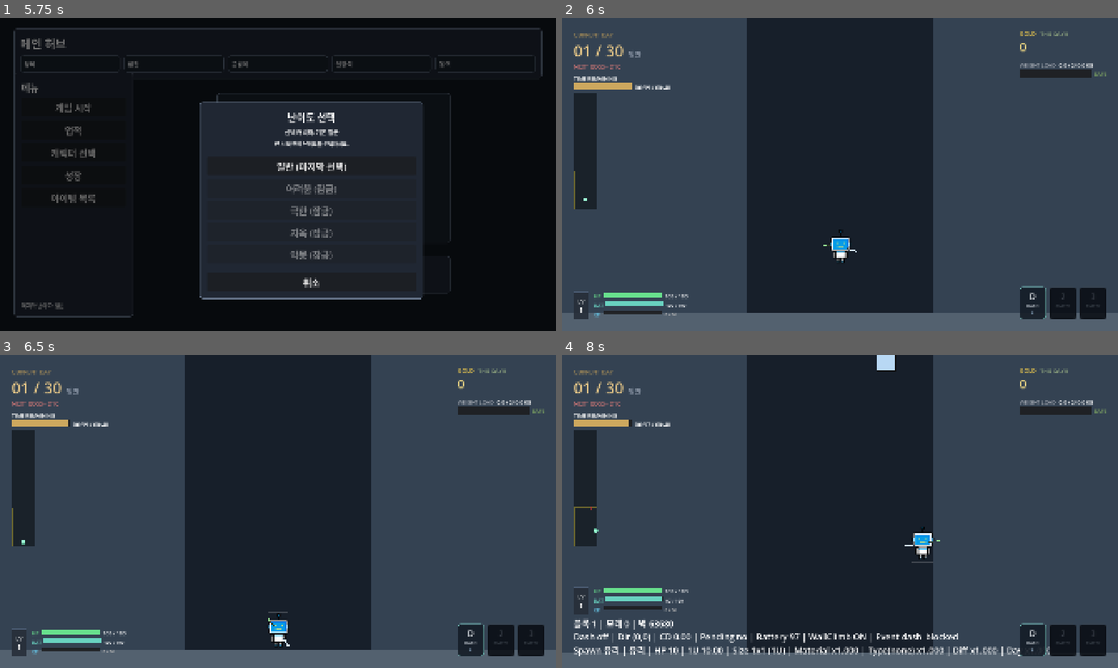
Above: before the commit, frames 1-4 (two rows, left to right).
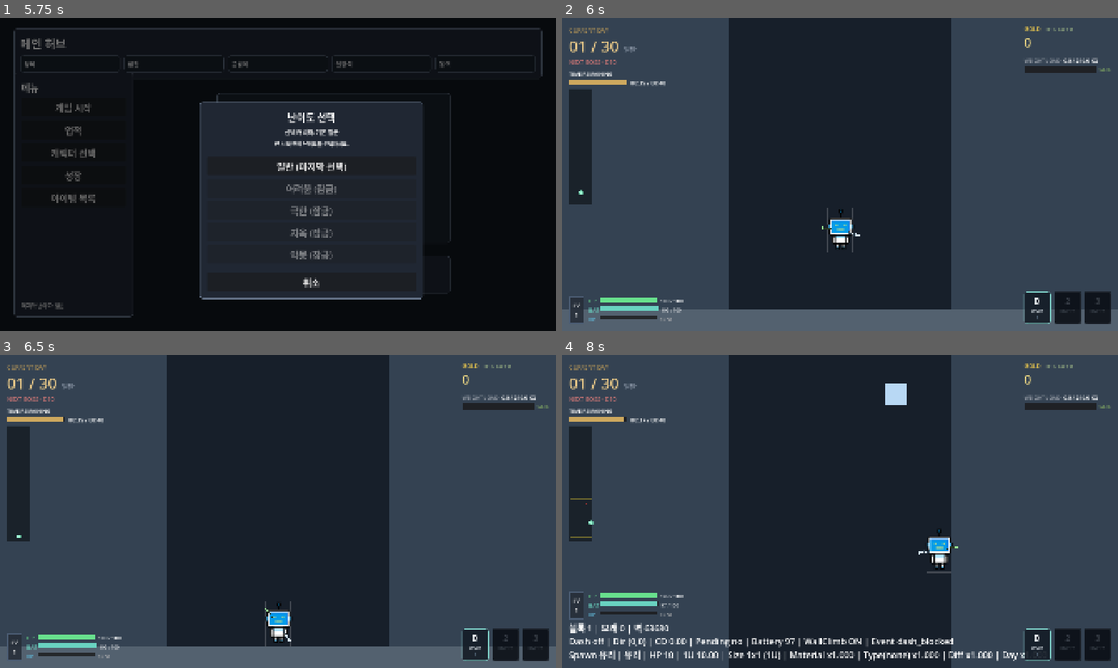
Above: after the commit, the same moments.

Repository: jegnit1/Burial-Protocol
Game: Godot game, scene res://scenes/ui/Title.tscn
Same seed, same stepped clock (60 frames per second), same inputs: the game is played once before the commit and once after it.
Inputs (mouse positions are in pixels of both pictures, inside the frame that each line leads up to):
- Up to frame 1 (5.75 s): click "게임 시작" at 0.5 s; click "게임 시작" at 1.25 s; click "게임 시작" at 2 s; click "업적" at 2.75 s; click "캐릭터 선택" at 3.5 s; click "성장" at 4.25 s; click "아이템 목록" at 5 s
- Up to frame 2 (6 s): click "일반 (마지막 선택)" at 5.75 s
- Up to frame 3 (6.5 s): no input
- Up to frame 4 (8 s): tap Enter at 6.5 s; move the mouse to (962, 495) at 6.52 s; press the mouse at (962, 495) at 6.53 s; hold D (move_right) from 6.53 s (still down); tap W (jump) at 6.77, 7.52 s; move the mouse to (728, 527) at 7.27 s; release the mouse at (728, 527) at 7.28 s; tap Z (dash_action) at 7.35 s

Frame 1 is identical in both runs. In frame 2, 12% of the frame differs, in the area x 0-100%, y 0-98%; in frame 3, 12%; in frame 4, 19%, in the area x 0-100%, y 0-100%.

Commit message:
Tune camera zoom and world presentation margins

Diff:
--- a/scenes/main/Main.gd
+++ b/scenes/main/Main.gd
@@ -139,7 +139,7 @@
 	if resolved_definition == null:
 		return
 	var block_data := BlockData.from_resolved_definition(resolved_definition)
-	var camera_top_y := world_camera.position.y - float(GameConstants.VIEWPORT_SIZE.y) * 0.5
+	var camera_top_y := _get_camera_top_y_world()
 	var spawn_result := _pick_fair_spawn_position(block_data.size_cells, camera_top_y)
 	if not bool(spawn_result.get("ok", false)):
 		last_spawned_block_debug = "Spawn skipped: no safe airspace"
@@ -559,7 +559,7 @@
 		push_warning("Boss block could not be resolved for day %d." % _current_day)
 		return
 	var block_data := BlockData.from_resolved_definition(resolved_definition)
-	var camera_top_y := world_camera.position.y - float(GameConstants.VIEWPORT_SIZE.y) * 0.5
+	var camera_top_y := _get_camera_top_y_world()
 	var spawn_result := _pick_fair_spawn_position(block_data.size_cells, camera_top_y)
 	if not bool(spawn_result.get("ok", false)):
 		last_spawned_block_debug = "Boss spawn skipped: no safe airspace"
@@ -635,7 +635,7 @@
 	_day_kiosk = DAY_KIOSK_SCRIPT.new() as Node2D
 	add_child(_day_kiosk)
 	var center_rect := GameConstants.get_center_rect()
-	var camera_top_y := world_camera.position.y - float(GameConstants.VIEWPORT_SIZE.y) * 0.5
+	var camera_top_y := _get_camera_top_y_world()
 	var spawn_position := Vector2(
 		center_rect.position.x + center_rect.size.x * 0.5,
 		camera_top_y - 96.0
@@ -1056,7 +1056,7 @@
 
 
 func _configure_camera() -> void:
-	world_camera.zoom = Vector2.ONE
+	world_camera.zoom = Vector2.ONE * GameConstants.WORLD_CAMERA_ZOOM
 	world_camera.position_smoothing_enabled = false
 	world_camera.limit_left = GameConstants.WORLD_ORIGIN.x
 	world_camera.limit_right = GameConstants.WORLD_ORIGIN.x + GameConstants.WORLD_PIXEL_WIDTH
@@ -1070,6 +1070,14 @@
 
 func _update_camera_y() -> void:
 	world_camera.position.y = _get_clamped_camera_y(player.position.y - CAMERA_PLAYER_Y_OFFSET)
+
+
+func _get_camera_half_height_world() -> float:
+	return (float(GameConstants.VIEWPORT_SIZE.y) * 0.5) / world_camera.zoom.y
+
+
+func _get_camera_top_y_world() -> float:
+	return world_camera.position.y - _get_camera_half_height_world()
 
 
 func _pick_fair_spawn_position(size_cells: Vector2i, camera_top_y: float) -> Dictionary:
@@ -1098,10 +1106,11 @@
 
 
 func _get_clamped_camera_y(target_y: float) -> float:
+	var camera_half_height := _get_camera_half_height_world()
 	return clampf(
 		target_y,
-		GameConstants.WORLD_PLAYABLE_TOP_Y + float(GameConstants.VIEWPORT_SIZE.y) * 0.5,
-		float(GameConstants.WORLD_ORIGIN.y + GameConstants.WORLD_PIXEL_HEIGHT) - float(GameConstants.VIEWPORT_SIZE.y) * 0.5
+		GameConstants.WORLD_PLAYABLE_TOP_Y + camera_half_height,
+		float(GameConstants.WORLD_ORIGIN.y + GameConstants.WORLD_PIXEL_HEIGHT) - camera_half_height
 	)
 
 
--- a/scripts/autoload/GameConstants.gd
+++ b/scripts/autoload/GameConstants.gd
@@ -20,12 +20,13 @@
 const WORLD_PIXEL_WIDTH := WORLD_COLUMNS * CELL_SIZE
 # 월드 전체 세로 길이의 픽셀 값.
 const WORLD_PIXEL_HEIGHT := WORLD_ROWS * CELL_SIZE
+const WORLD_CAMERA_ZOOM := 1.2
 # 화면 상단 HUD 영역의 높이.
-const HUD_HEIGHT := 256
+const HUD_HEIGHT := 208
 # 화면 최상단과 HUD 패널 사이의 간격.
-const HUD_TOP_PADDING := 40
+const HUD_TOP_PADDING := 24
 # 뷰포트 좌우 가장자리에서 HUD 패널이 안쪽으로 들어오는 여백.
-const HUD_SIDE_PADDING := 40
+const HUD_SIDE_PADDING := 24
 # HUD 패널 내부 여백.
 const HUD_INNER_MARGIN := 32
 # 위아래로 쌓이는 HUD 섹션 사이의 간격.
@@ -39,9 +40,9 @@
 # HUD 디버그 정보의 글자 크기.
 const HUD_DEBUG_FONT_SIZE := 30
 # HUD가 위에 들어갈 공간을 남기고 실제 월드가 시작되는 Y 오프셋.
-const WORLD_TOP_MARGIN := HUD_HEIGHT + 64
+const WORLD_TOP_MARGIN := HUD_HEIGHT + 40
 # 뷰포트 내부에서 월드가 시작되는 X 오프셋.
-const WORLD_SIDE_MARGIN := 64
+const WORLD_SIDE_MARGIN := 32
 # 화면 좌표계에서 월드 좌상단 원점 위치.
 const WORLD_ORIGIN := Vector2i(WORLD_SIDE_MARGIN, WORLD_TOP_MARGIN)
 # 카메라가 월드 바깥 여백을 아주 조금 포함해서 보여주도록 하는 비율.
